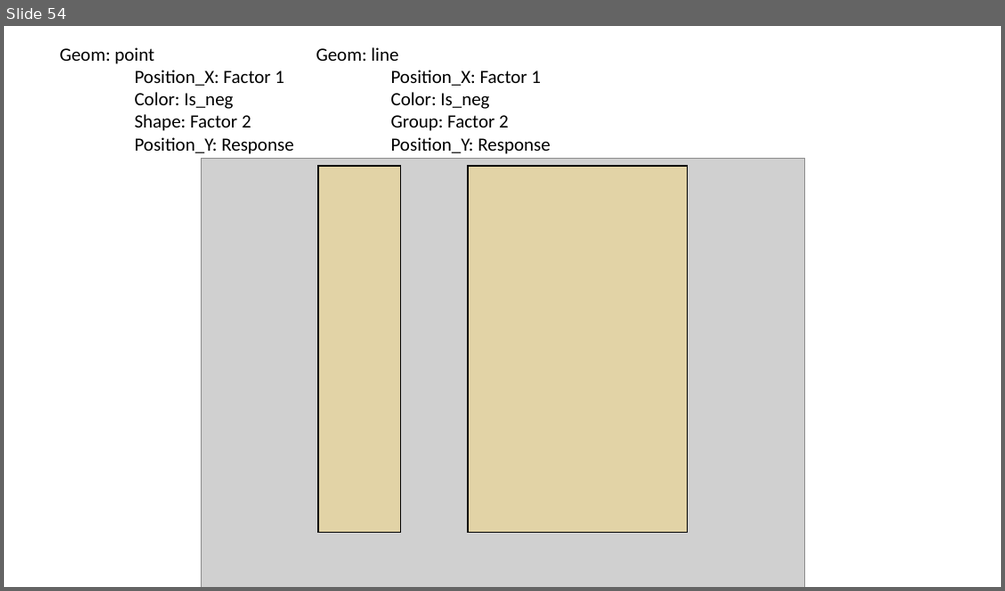
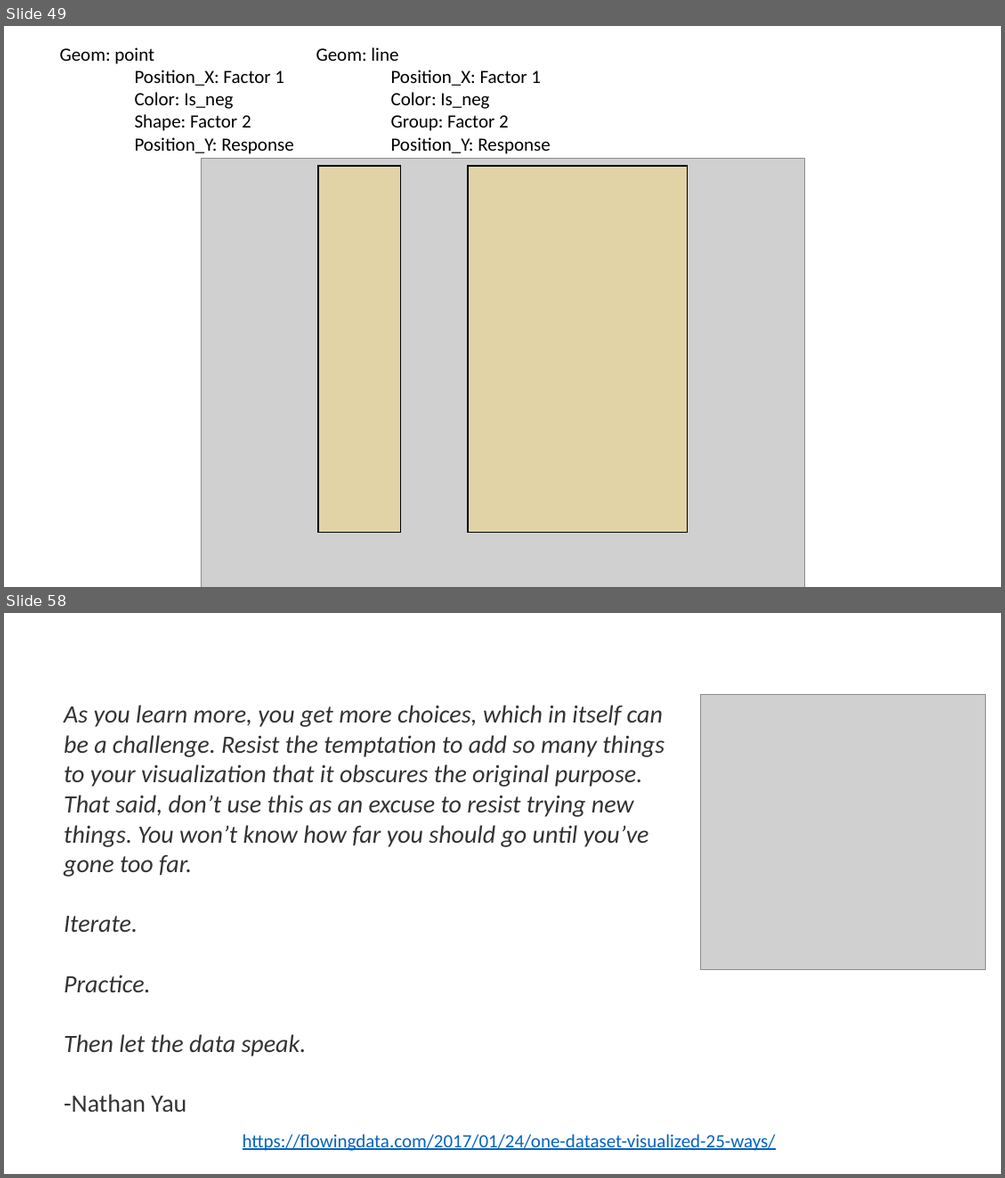
Before and after one commit to WSU-DataScience/SDSS19-dataviz-workshop, a slide deck: slides/Visualization theory and principles.pptx. Shown one above the other, each under a label of ours: slide 54 before the commit, slides 49 and 58 after it; the slides between them are not shown. The pictures are 1005x591 and 1005x1178 pixels, drawn with LibreOffice and Linux fonts; fonts in the diff are those of the drawing; grey boxes stand for pictures. Boxes give left, top, right and bottom in pixels: in the first picture for what was removed or moved away, otherwise in the second. Text is boxed around its words. In the diff, an @@ line names an element or a change of style, - is before the commit and + after.

Commit message:
added CDC data and data viz tasks and modified ppt

```diff
--- a/slides/Visualization theory and principles.pptx
+++ b/slides/Visualization theory and principles.pptx
@@ slide 58 added at bbox=[4, 613, 1001, 1174], background #FFFFFF @@
@@ text added at bbox=[64, 705, 664, 1111], 24 pt, text #333333, italic @@
+As you learn more, you get more choices, which in itself can be a challenge. Resist the temptation to add so many things to your visualization that it obscures the original purpose.
+That said, don’t use this as an excuse to resist trying new things. You won’t know how far you should go until you’ve gone too far.
+Iterate.
+Practice.
+Then let the data speak.
+-Nathan Yau
@@ picture added at bbox=[701, 695, 986, 970] @@
@@ text added at bbox=[243, 1134, 776, 1151], 18 pt, text #0563C1, underline @@
+https://flowingdata.com/2017/01/24/one-dataset-visualized-25-ways/
@@ what was slide 54 is now slide 49 @@
```
Also in this commit, not shown: 3 slides changed, 8 other slides added, 20 slides removed, 5 other files.
